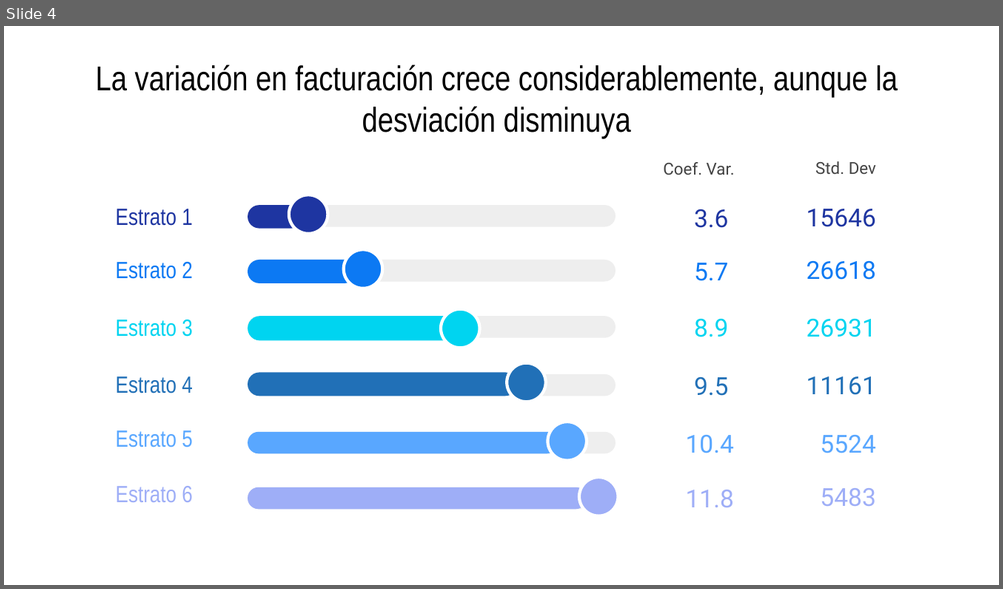
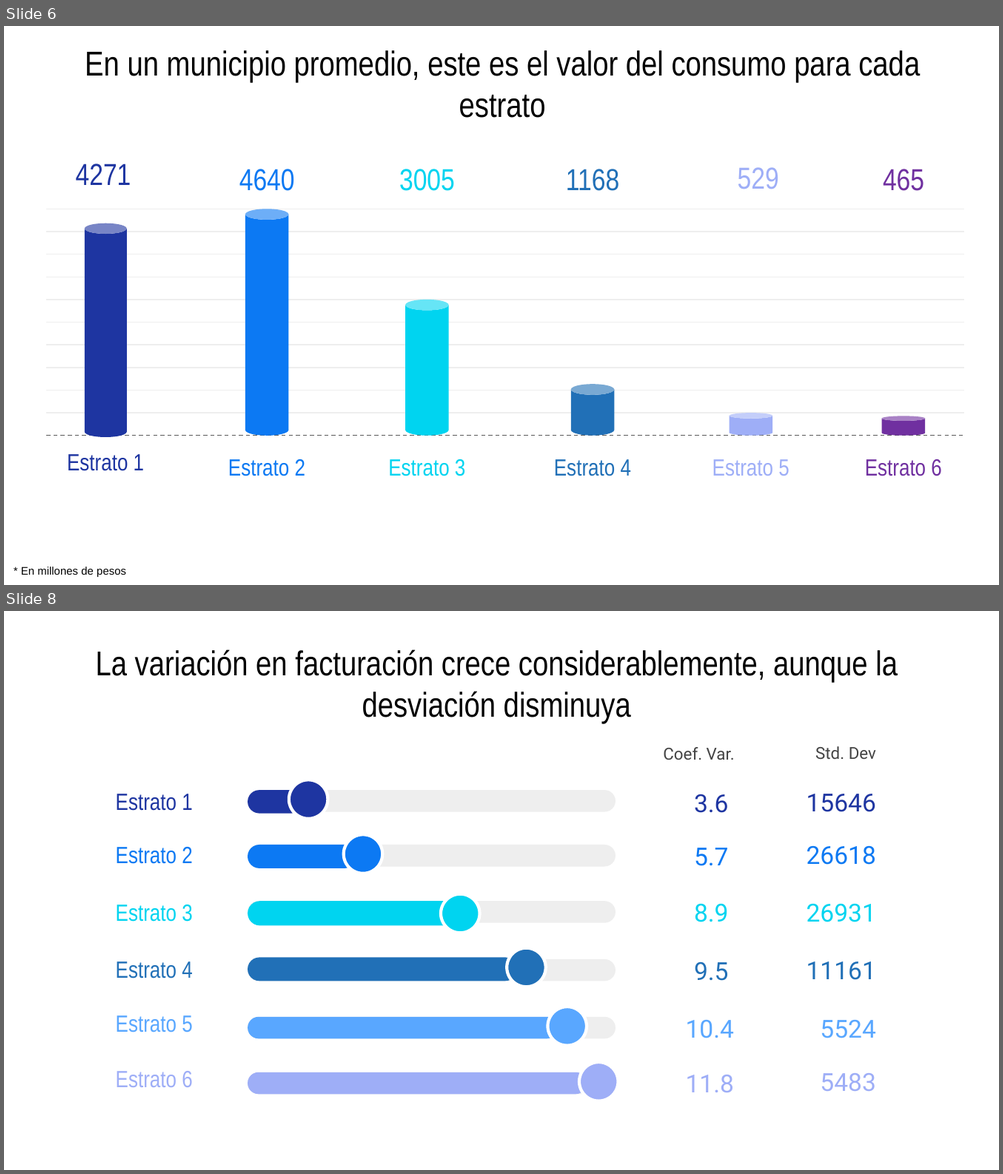
Before and after one commit to jtabordaj/research_eslatina, a slide deck: reporte_estadistico/presentacion/presentation.pptx. Shown one above the other, each under a label of ours: slide 4 before the commit, slides 6 and 8 after it; the slides between them are not shown. The pictures are 1003x589 and 1003x1174 pixels, drawn with LibreOffice and Linux fonts; fonts in the diff are those of the drawing. Boxes give left, top, right and bottom in pixels: in the first picture for what was removed or moved away, otherwise in the second. Text is boxed around its words. In the diff, an @@ line names an element or a change of style, - is before the commit and + after.

```diff
--- a/reporte_estadistico/presentacion/presentation.pptx
+++ b/reporte_estadistico/presentacion/presentation.pptx
@@ slide 6 added at (4, 26, 999, 585), background #FFFFFF @@
@@ title added at (85, 50, 919, 118), 25 pt, text #000000 @@
+En un municipio promedio, este es el valor del consumo para cada estrato
@@ text added at (76, 164, 131, 185), 22 pt, text #1E35A1 @@
+4271
@@ text added at (239, 169, 295, 191), 22 pt, text #0C79F3 @@
+4640
@@ text added at (399, 169, 455, 191), 22 pt, text #00D4F0 @@
+3005
@@ text added at (566, 169, 619, 191), 22 pt, text #2170B7 @@
+1168
@@ text added at (737, 167, 779, 189), 22 pt, text #9EAEF7 @@
+529
@@ text added at (882, 169, 924, 191), 22 pt, text #7030A0 @@
+465
@@ cylinder added at (85, 224, 126, 437), fill #1E35A1 @@
@@ cylinder added at (246, 209, 290, 436), fill #0C79F3 @@
@@ cylinder added at (405, 300, 449, 436), fill #00D4F0 @@
@@ cylinder added at (571, 384, 614, 436), fill #2170B7 @@
@@ group added at (47, 209, 964, 436): 11 lines @@
@@ cylinder added at (729, 413, 773, 436), fill #9EAEF7 @@
@@ cylinder added at (881, 416, 925, 436), fill #7030A0 @@
@@ text added at (67, 454, 144, 471), 17 pt, text #1E35A1 @@
+Estrato 1
@@ text added at (228, 460, 305, 477), 17 pt, text #0C79F3 @@
+Estrato 2
@@ text added at (388, 460, 465, 477), 17 pt, text #00D4F0 @@
+Estrato 3
@@ text added at (554, 460, 631, 477), 17 pt, text #2170B7 @@
+Estrato 4
@@ text added at (712, 460, 788, 476), 17 pt, text #9EAEF7 @@
+Estrato 5
@@ text added at (865, 460, 941, 477), 17 pt, text #7030A0 @@
+Estrato 6
@@ text added at (21, 567, 126, 577), 8 pt, text #000000 @@
+* En millones de pesos
@@ what was slide 4 is now slide 8 @@
```
Also in this commit, not shown: 6 slides changed, 4 other slides added, 7 other files.
